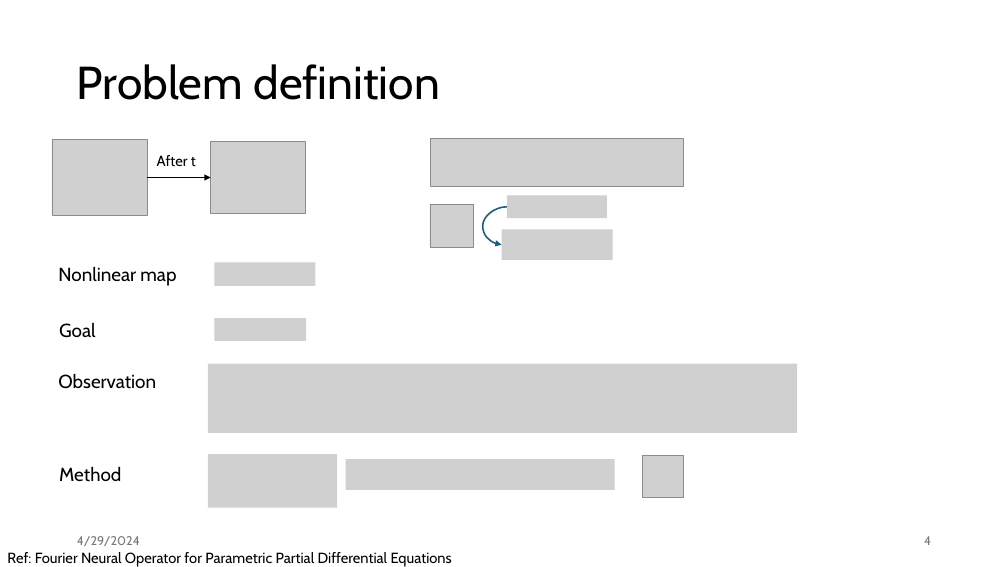
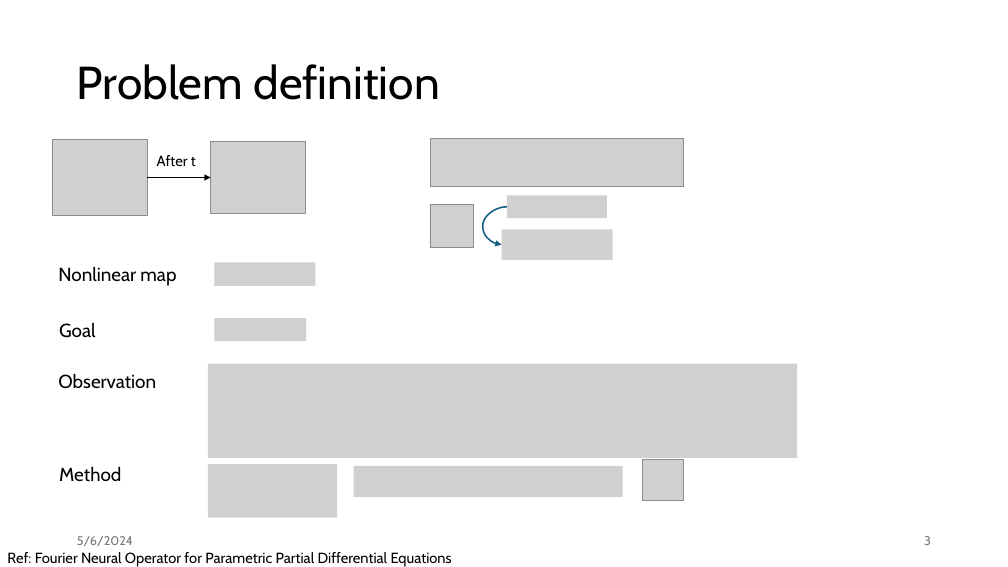
Before and after one commit to suweiyang0106/FRFTNO---Project, a slide deck: slide 3 of Result/Project presentation.pptx (slide 4 before the commit). Drawn at 1008x567 pixels with LibreOffice and Linux fonts; fonts in the diff are those of the drawing; grey boxes stand for pictures. Boxes give left, top, right and bottom in pixels: in the first picture for what was removed or moved away, otherwise in the second. Text is boxed around its words. In the diff, an @@ line names an element or a change of style, - is before the commit and + after.

```diff
--- a/Result/Project presentation.pptx
+++ b/Result/Project presentation.pptx
@@ picture: place and size @@
-picture at [208,364,797,433]
+picture at [208,364,797,458]
@@ picture: place and size @@
-picture at [208,454,337,508]
+picture at [208,464,337,518]
@@ picture: place and size @@
-picture at [346,459,615,490]
+picture at [354,466,623,497]
@@ text at [77,536,133,546]: text changed @@
-4/29/2024
+5/6/2024
@@ page number at [924,536,931,545]: text changed @@
-4
+3
```
Also in this commit, not shown: 28 other slides changed, 5 slides removed, 1 other file.
